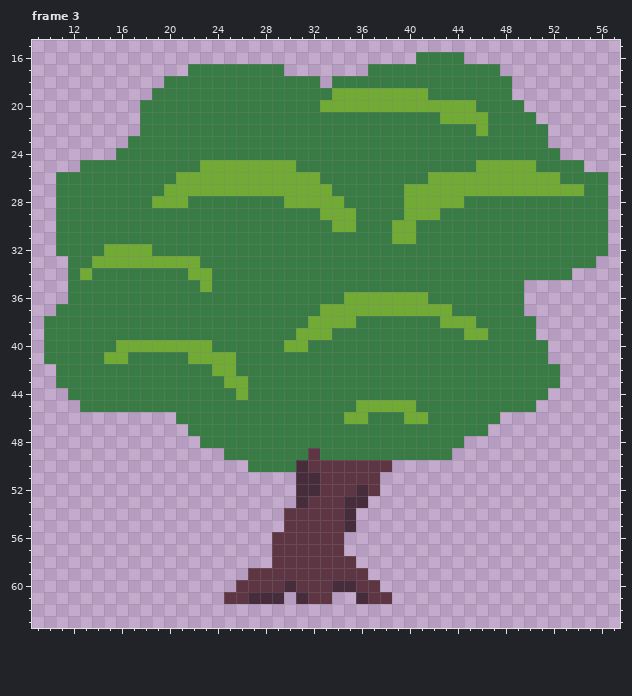
Two states of a pixel-art file, Assets/2. Graphics/Plants/AppleTree.aseprite. Above, as it was before the edit.
64x64 pixels, 4 frames. Shown: frame 3: x 9..57, y 15..63. The old version is drawn lined up with the new one. The commit also changed other frames, which this record leaves out.
After:
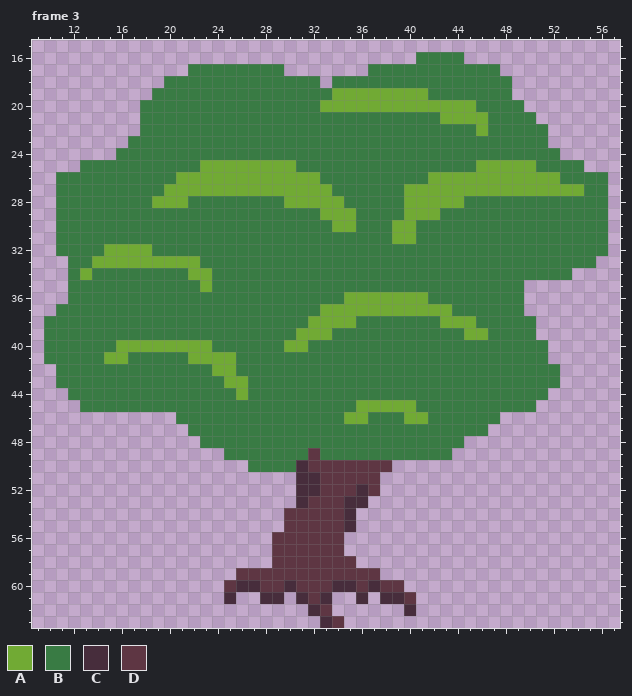
Palette (. is transparent): A #71aa34  B #397b44  C #472d3c  D #5e3643
Edits made:
whole drawing moved by +0,-2 (the old picture is shown already moved)
Frame 3:
y 59: x 26 . -> D; x 37 . -> D
y 60: x 25..27 .DD -> DCC; x 37..39 D.. -> CDD
y 61: x 25..27 DDC -> C..; x 33 D -> C; x 37..40 DD.. -> .CCD
y 62: x 32..33 .. -> CD; x 40 . -> C
y 63: x 33..34 .. -> CD
Changed places in both pictures, as pixel boxes (x1, y1, x2, y2):
changed: (224, 568, 416, 628)
